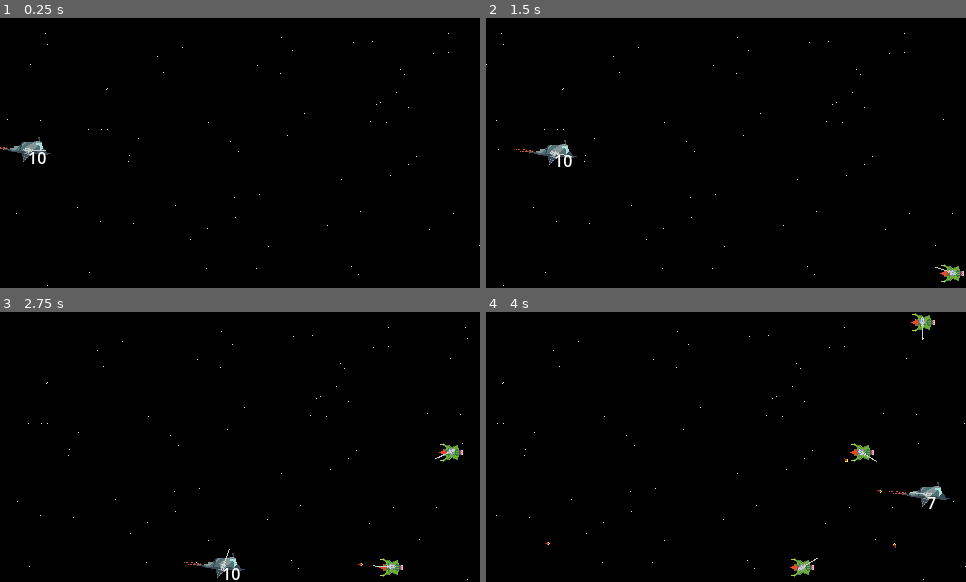
Above: before the commit, frames 1-4 (two rows, left to right).
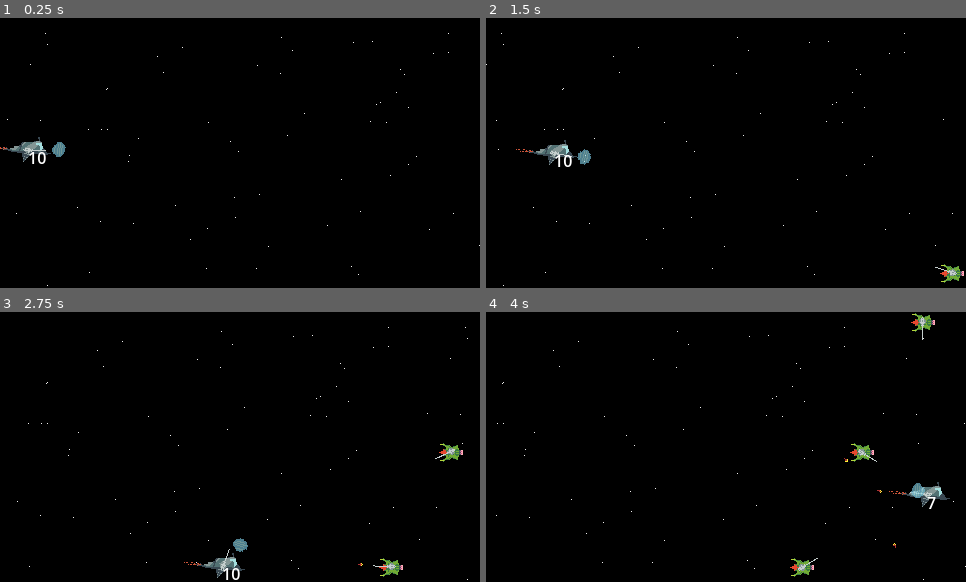
Above: after the commit, the same moments.

Repository: Wiolarz/Polyspear
Game: Godot game, scene res://Scenes/basic_map.tscn
Same seed, same stepped clock (60 frames per second), same inputs: the game is played once before the commit and once after it.
Inputs (mouse positions are in pixels of both pictures, inside the frame that each line leads up to):
- Up to frame 1 (0.25 s): no input
- Up to frame 2 (1.5 s): move the mouse to (831, 139) at 0.52 s; hold Right 0.53-1.28 s; hold Ctrl (KEY_BREAKS) 0.53-1.28 s; move the mouse to (630, 166) at 1.27 s; hold Down from 1.28 s (still down); tap S (KEY_DOWN) at 1.35 s
- Up to frame 3 (2.75 s): move the mouse to (288, 387) at 2.02 s; release Down at 2.03 s; hold Right from 2.03 s (still down); tap A (KEY_LEFT) at 2.1 s
- Up to frame 4 (4 s): move the mouse to (702, 501) at 2.77 s; release Right at 2.78 s; hold Up 2.78-3.53 s; tap D (KEY_RIGHT) at 2.85 s; move the mouse to (870, 487) at 3.52 s; press the mouse at (870, 487) at 3.53 s; hold Left from 3.53 s (still down)

The runs differ from the first frame. In frame 1, 0.1% of the frame differs, in the area x 10-14%, y 45-52%; in frame 2, 0.1%; in frame 3, 0.1%; in frame 4, 0.1%, in the area x 12-92%, y 63-87%.

Commit message:
Basic resources + shields system

Diff:
--- a/Documentation/TODO.gd
+++ b/Documentation/TODO.gd
@@ -38,11 +38,8 @@
 
 
 
-various ammo types and system around those
 
-
-ammo cannot hit your own ship
-
+one bullet type per weapon, in future it will be expanded to allow player to choose which ammo type apply to which gun
 """
 
 
--- /dev/null
+++ b/Resources/Bullets/basic_bullet.tres
@@ -0,0 +1,14 @@
+[gd_resource type="Resource" script_class="bullet_resource" load_steps=3 format=3 uid="uid://dp5x5p6dna11u"]
+
+[ext_resource type="Texture2D" uid="uid://d4dcl8g1w2sma" path="res://Art/Bullets/player_bullet.png" id="1_hhrcm"]
+[ext_resource type="Script" path="res://Resources/Resource_Scripts/bullet_resource.gd" id="1_ol4lr"]
+
+[resource]
+script = ExtResource("1_ol4lr")
+ammo_type = 0
+damage = 10
+armor_pierce = 2
+explosion_dmg = 10
+bullet_sprite = ExtResource("1_hhrcm")
+speed = 4
+death_timer = 6000
--- /dev/null
+++ b/Resources/Resource_Scripts/bullet_resource.gd
@@ -0,0 +1,27 @@
+extends Resource
+
+class_name bullet_resource
+
+
+
+@export_category("Main Category")
+
+#@export var ammo_type : GlobalTypes.Bullets = GlobalTypes.Bullets.DEFAULT
+
+
+
+@export var ammo_type : GlobalTypes.Bullets = GlobalTypes.Bullets.DEFAULT
+
+
+
+@export var damage : int = 10
+@export var armor_pierce : int = 2
+@export var explosion_dmg : int = 10
+
+@export var bullet_sprite : Texture
+
+
+@export_category("Properties Category")
+@export var speed : int = 4
+
+@export var death_timer : int = 6000
--- /dev/null
+++ b/Resources/Resource_Scripts/global_types.gd
@@ -0,0 +1,16 @@
+extends Node
+
+
+enum Bullets \
+	{
+		DEFAULT,
+		EXPLOSIVE,
+		ROCKET,
+	}
+
+enum Turrets \
+	{
+		SMALL,
+		MEDIUM,
+		LARGE,
+	}
--- /dev/null
+++ b/Resources/Resource_Scripts/gun_resource.gd
@@ -0,0 +1,33 @@
+extends Resource
+
+class_name gun_resource
+
+
+@export var shooting_speed = 10  # frames between shoots
+var shooting_cooldown = 0
+
+@export var reload_time = 100
+@export var max_ammunition = 10
+@export var ammuniton = 10
+
+#var acceptable_bullets = ["default"]
+
+var bullet_scene: PackedScene = preload("res://Scenes/bullet.tscn")
+
+
+
+@export_category("Main Category")
+# TODO one bullet type per weapon, in future it will be expanded to allow player to choose which ammo type apply to which gun
+@export var ammo_type : GlobalTypes.Bullets = GlobalTypes.Bullets.DEFAULT
+
+@export var damage : int = 10
+@export var armor_pierce : int = 2
+@export var explosion_dmg : int = 10
+
+@export var bullet_sprite : Texture
+
+
+@export_category("Properties Category")
+@export var speed : int = 4
+
+@export var death_timer : int = 6000
--- /dev/null
+++ b/Resources/Resource_Scripts/hull_resource.gd
@@ -0,0 +1,9 @@
+extends Resource
+
+class_name hull_resource
+
+@export var max_health : PackedInt32Array
+@export var ship_sprite : Texture2D
+
+@export var gun_turrets_sizes : Array[GlobalTypes.Turrets]
+@export var gun_turrets_placements : Array[Vector2]
--- /dev/null
+++ b/Resources/Resource_Scripts/turret_resource.gd
@@ -0,0 +1,11 @@
+extends Node
+
+
+# Called when the node enters the scene tree for the first time.
+func _ready():
+	pass # Replace with function body.
+
+
+# Called every frame. 'delta' is the elapsed time since the previous frame.
+func _process(delta):
+	pass
--- /dev/null
+++ b/Resources/Ship_Hulls/green_ship.tres
@@ -0,0 +1,10 @@
+[gd_resource type="Resource" script_class="hull_resource" load_steps=3 format=3 uid="uid://cdd3duhgt7oc2"]
+
+[ext_resource type="Script" path="res://Resources/Resource_Scripts/hull_resource.gd" id="1_fj0c7"]
+[ext_resource type="Texture2D" uid="uid://djv22d5tl3s24" path="res://Art/Ship_hulls/enemy1.png" id="2_11ydc"]
+
+[resource]
+script = ExtResource("1_fj0c7")
+max_health = PackedInt32Array(10, 5, 2)
+ship_sprite = ExtResource("2_11ydc")
+gun_turrets_placements = Array[Vector2]([Vector2(0, -2)])
--- a/Scenes/basic_map.tscn
+++ b/Scenes/basic_map.tscn
@@ -31,4 +31,9 @@
 
 [node name="Enemy_waves" parent="." instance=ExtResource("9_x2hfj")]
 
+[node name="CharacterBody2D" type="Node" parent="."]
+process_thread_group = 1
+process_thread_group_order = 0
+process_thread_messages = 0
+
 [connection signal="bullet" from="Player" to="BulletManager" method="_on_player_bullet"]
--- a/Scenes/enemy.tscn
+++ b/Scenes/enemy.tscn
@@ -1,10 +1,10 @@
 [gd_scene load_steps=8 format=3 uid="uid://cwide0xku3oan"]
 
 [ext_resource type="Script" path="res://Scripts/Gameplay/Enemy.gd" id="1_anf5l"]
-[ext_resource type="Texture2D" uid="uid://djv22d5tl3s24" path="res://Art/Ships/enemy1.png" id="1_dqoda"]
-[ext_resource type="Script" path="res://Scripts/Gameplay/hitbox.gd" id="3_v0fpb"]
+[ext_resource type="Texture2D" uid="uid://djv22d5tl3s24" path="res://Art/Ship_hulls/enemy1.png" id="2_4kb6p"]
+[ext_resource type="Script" path="res://Scripts/Gameplay/Hitbox/HullHitbox.gd" id="3_wneyg"]
 [ext_resource type="Script" path="res://Scripts/Gameplay/EnemyTurret.gd" id="4_a0ts6"]
-[ext_resource type="Texture2D" uid="uid://oh2gmywg8ffg" path="res://Art/Bullets/basic_turret.png" id="5_8sciu"]
+[ext_resource type="Texture2D" uid="uid://oh2gmywg8ffg" path="res://Art/Gun_Turrets/basic_turret.png" id="5_euhbd"]
 [ext_resource type="Script" path="res://Scripts/Gameplay/Gun.gd" id="6_0b3tn"]
 
 [sub_resource type="RectangleShape2D" id="RectangleShape2D_3yne5"]
@@ -14,10 +14,10 @@
 script = ExtResource("1_anf5l")
 
 [node name="ShipSprite" type="Sprite2D" parent="."]
-texture = ExtResource("1_dqoda")
+texture = ExtResource("2_4kb6p")
 
 [node name="hitbox" type="Area2D" parent="."]
-script = ExtResource("3_v0fpb")
+script = ExtResource("3_wneyg")
 
 [node name="CollisionShape2D" type="CollisionShape2D" parent="hitbox"]
 position = Vector2(0, -1.5)
@@ -30,7 +30,7 @@
 
 [node name="TurretSprite" type="Sprite2D" parent="GunTurret"]
 position = Vector2(5.5, 0.5)
-texture = ExtResource("5_8sciu")
+texture = ExtResource("5_euhbd")
 
 [node name="Marker2D" type="Marker2D" parent="GunTurret"]
 position = Vector2(18.5, 0.5)
--- a/Scenes/player.tscn
+++ b/Scenes/player.tscn
@@ -1,12 +1,15 @@
-[gd_scene load_steps=10 format=3 uid="uid://cbbkojgcsrdxg"]
+[gd_scene load_steps=14 format=3 uid="uid://cbbkojgcsrdxg"]
 
 [ext_resource type="Script" path="res://Scripts/Gameplay/player.gd" id="1_o7m4v"]
-[ext_resource type="Texture2D" uid="uid://m447rugnefxf" path="res://Art/Ships/player_basic_ship.png" id="2_162m2"]
-[ext_resource type="Script" path="res://Scripts/Gameplay/hitbox.gd" id="3_ifw7w"]
+[ext_resource type="Texture2D" uid="uid://m447rugnefxf" path="res://Art/Ship_hulls/player_basic_ship.png" id="2_2p1x1"]
+[ext_resource type="Script" path="res://Scripts/Gameplay/Hitbox/HullHitbox.gd" id="3_jr701"]
 [ext_resource type="Script" path="res://Scripts/Gameplay/PlayerTurret.gd" id="4_anyoq"]
-[ext_resource type="Texture2D" uid="uid://oh2gmywg8ffg" path="res://Art/Bullets/basic_turret.png" id="4_sksxl"]
+[ext_resource type="Texture2D" uid="uid://oh2gmywg8ffg" path="res://Art/Gun_Turrets/basic_turret.png" id="5_anx2s"]
 [ext_resource type="Script" path="res://Scripts/Gameplay/Gun.gd" id="6_678kp"]
 [ext_resource type="Script" path="res://Scripts/UI/AmmoCounter.gd" id="7_btfv1"]
+[ext_resource type="Script" path="res://Scripts/Gameplay/ShieldGenerator.gd" id="8_gw3se"]
+[ext_resource type="Script" path="res://Scripts/Gameplay/Hitbox/ShieldHitbox.gd" id="9_ococp"]
+[ext_resource type="Texture2D" uid="uid://bdfmt1sw8lkuf" path="res://Art/Shields/basic_shield.png" id="9_tt401"]
 
 [sub_resource type="RectangleShape2D" id="RectangleShape2D_vpjnq"]
 size = Vector2(25, 11)
@@ -14,17 +17,20 @@
 [sub_resource type="RectangleShape2D" id="RectangleShape2D_s2uwh"]
 size = Vector2(30, 14)
 
+[sub_resource type="RectangleShape2D" id="RectangleShape2D_3s0vc"]
+size = Vector2(14, 16)
+
 [node name="Player" type="CharacterBody2D"]
 script = ExtResource("1_o7m4v")
 
 [node name="ShipSprite" type="Sprite2D" parent="."]
 position = Vector2(-7.5, 2.5)
-texture = ExtResource("2_162m2")
+texture = ExtResource("2_2p1x1")
 offset = Vector2(0, 1)
 
 [node name="hitbox" type="Area2D" parent="."]
 position = Vector2(-7.5, 2.5)
-script = ExtResource("3_ifw7w")
+script = ExtResource("3_jr701")
 
 [node name="HitboxShape" type="CollisionShape2D" parent="hitbox"]
 position = Vector2(10.5, -0.5)
@@ -41,7 +47,7 @@
 
 [node name="TurretSprite" type="Sprite2D" parent="GunTurret"]
 position = Vector2(5.5, 0.5)
-texture = ExtResource("4_sksxl")
+texture = ExtResource("5_anx2s")
 
 [node name="Marker2D" type="Marker2D" parent="GunTurret"]
 position = Vector2(18.5, 0.5)
@@ -58,5 +64,19 @@
 script = ExtResource("7_btfv1")
 gun = NodePath("../GunTurret/Guns/Gun")
 
+[node name="ShieldGenerator" type="Node2D" parent="."]
+position = Vector2(11, 2)
+script = ExtResource("8_gw3se")
+
+[node name="shield" type="Area2D" parent="ShieldGenerator"]
+position = Vector2(20, 1)
+script = ExtResource("9_ococp")
+
+[node name="Sprite2D" type="Sprite2D" parent="ShieldGenerator/shield"]
+texture = ExtResource("9_tt401")
+
+[node name="shieldHitboxShape" type="CollisionShape2D" parent="ShieldGenerator/shield"]
+shape = SubResource("RectangleShape2D_3s0vc")
+
 [connection signal="death" from="hitbox" to="." method="_on_hitbox_death"]
 [connection signal="turret_shoots" from="GunTurret" to="." method="_on_gun_turret_turret_shoots"]
--- a/Scripts/Gameplay/Bullet.gd
+++ b/Scripts/Gameplay/Bullet.gd
@@ -1,6 +1,8 @@
 extends Area2D
 
 class_name Bullet
+
+@export var resource : bullet_resource
 
 @export var ammo_type = "Default"
 
@@ -10,15 +12,17 @@
 
 
 @export var speed = 4
+
+@export var death_timer = 10000
 var velocity
 
-var death_timer = 10000
+
 
 var bullet_owner = null
 
 # Called when the node enters the scene tree for the first time.
 func _ready():
-
+	#$Sprite2D.texture = resource.bullet_sprite
 	velocity = Vector2.RIGHT.rotated(rotation) * speed
 
 
@@ -33,7 +37,7 @@
 
 
 func _on_area_entered(area:Area2D):
-	if area.has_method("damage") and not area == bullet_owner:
+	if area.has_method("damage") and not area.owner == bullet_owner:
 		area.damage(self)
 
 
--- a/Scripts/Gameplay/Enemy.gd
+++ b/Scripts/Gameplay/Enemy.gd
@@ -3,10 +3,21 @@
 
 signal bullet(pos, dir, bullet_scene, bullet_owner)
 
+@export var hull : Resource
+@export var turret : Resource
+@export var guns : Resource
+
+
 @onready var bullet_manager = $"../../BulletManager"
 
+func _init(spd : int = 1):
+	speed = spd
+
+
+var speed = 1
+
 func movement():
-	position.x -= 1
+	position.x -= speed
 
 
 func _physics_process(delta):
--- a/Scripts/Gameplay/hitbox.gd
+++ b/Scripts/Gameplay/Hitbox/Hitbox.gd
@@ -1,9 +1,15 @@
 extends Area2D
 
-signal death()
+class_name hitbox
+
+
 
 @export var max_health = [10, 5, 2]
 var cur_health = max_health
+
+
+func destruction():
+	pass
 
 
 func damage(bullet):
@@ -20,8 +26,7 @@
 
 	print(cur_health)
 	if cur_health[-1] <= 0:
-		print("emitted death")
-		emit_signal("death")
+		destruction()
 		return
 
 
--- /dev/null
+++ b/Scripts/Gameplay/Hitbox/HullHitbox.gd
@@ -0,0 +1,8 @@
+extends hitbox
+
+signal death()
+
+
+func destruction():
+	print("emit death")
+	emit_signal("death")
--- /dev/null
+++ b/Scripts/Gameplay/Hitbox/ShieldHitbox.gd
@@ -0,0 +1,5 @@
+extends hitbox
+
+
+func destruction():
+	queue_free()
--- /dev/null
+++ b/Scripts/Gameplay/ShieldGenerator.gd
@@ -0,0 +1,6 @@
+extends Node2D
+
+
+
+func _physics_process(_delta):
+	look_at(get_global_mouse_position())
--- a/Scripts/Gameplay/player.gd
+++ b/Scripts/Gameplay/player.gd
@@ -104,7 +104,7 @@
 
 
 func _on_gun_turret_turret_shoots(pos, dir, bullet_sc):
-	emit_signal("bullet", pos, dir, bullet_sc, $hitbox)
+	emit_signal("bullet", pos, dir, bullet_sc, self)
 
 
 func _on_hitbox_death():
--- a/project.godot
+++ b/project.godot
@@ -18,6 +18,7 @@
 [autoload]
 
 Bus="*res://Scripts/Gameplay/Bus.gd"
+GlobalTypes="*res://Resources/Resource_Scripts/global_types.gd"
 
 [display]
 
